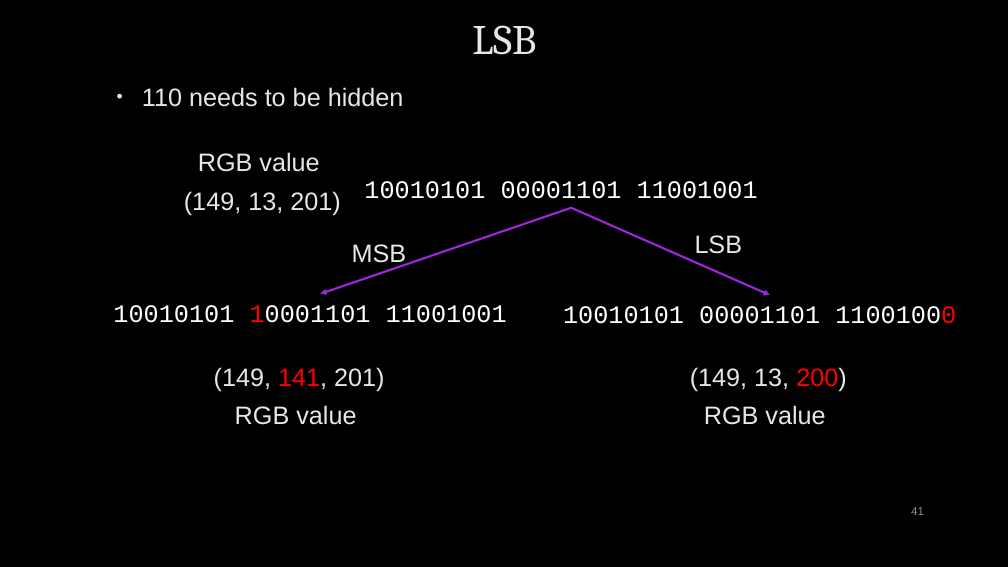
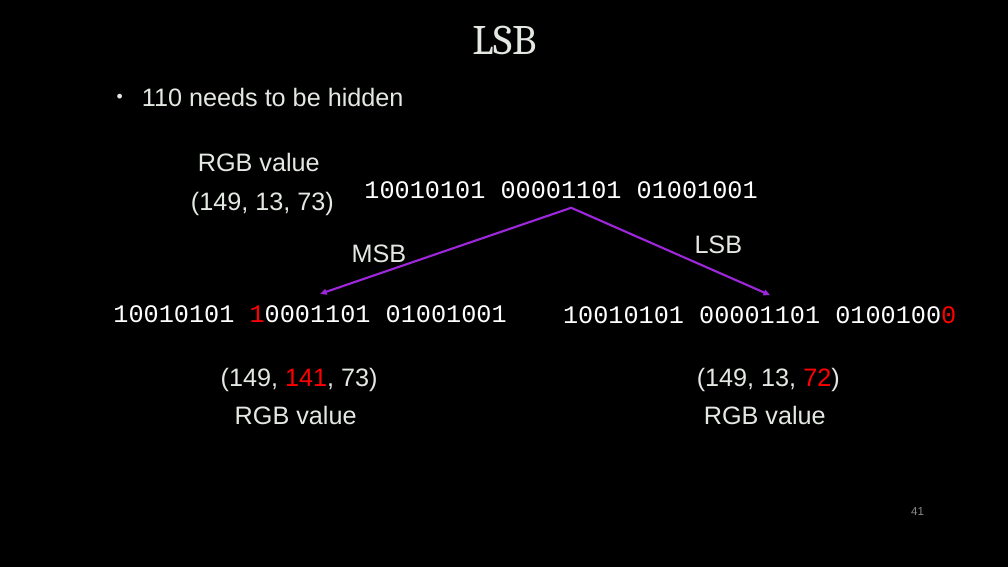
Before and after one commit to uwacyber/cits1003, a slide deck: slide 41 of cits1003-lecture_slides/CITS1003-8 Forensics-exercises.pptx. Drawn at 1008x567 pixels with LibreOffice and Linux fonts; fonts in the diff are those of the drawing; background and template pictures are left out. Boxes give left, top, right and bottom in pixels: in the first picture for what was removed or moved away, otherwise in the second. Text is boxed around its words. In the diff, an @@ line names an element or a change of style, - is before the commit and + after.

Commit message:
corrected a typo in the live lecture of forensics

```diff
--- a/cits1003-lecture_slides/CITS1003-8 Forensics-exercises.pptx
+++ b/cits1003-lecture_slides/CITS1003-8 Forensics-exercises.pptx
@@ text at (191, 191, 333, 215): text changed @@
-(149, 13, 201)
+(149, 13, 73)
@@ text at (364, 181, 758, 199): text changed @@
-10010101 00001101 11001001
+10010101 00001101 01001001
@@ text at (113, 305, 507, 323): text changed @@
-10010101 10001101 11001001
+10010101 10001101 01001001
@@ text at (563, 306, 956, 324): text changed @@
-10010101 00001101 11001000
+10010101 00001101 01001000
@@ text at (221, 367, 377, 391): text changed @@
-(149, 141, 201)
+(149, 141, 73)
@@ text at (697, 367, 839, 391): text changed @@
-(149, 13, 200)
+(149, 13, 72)
```
